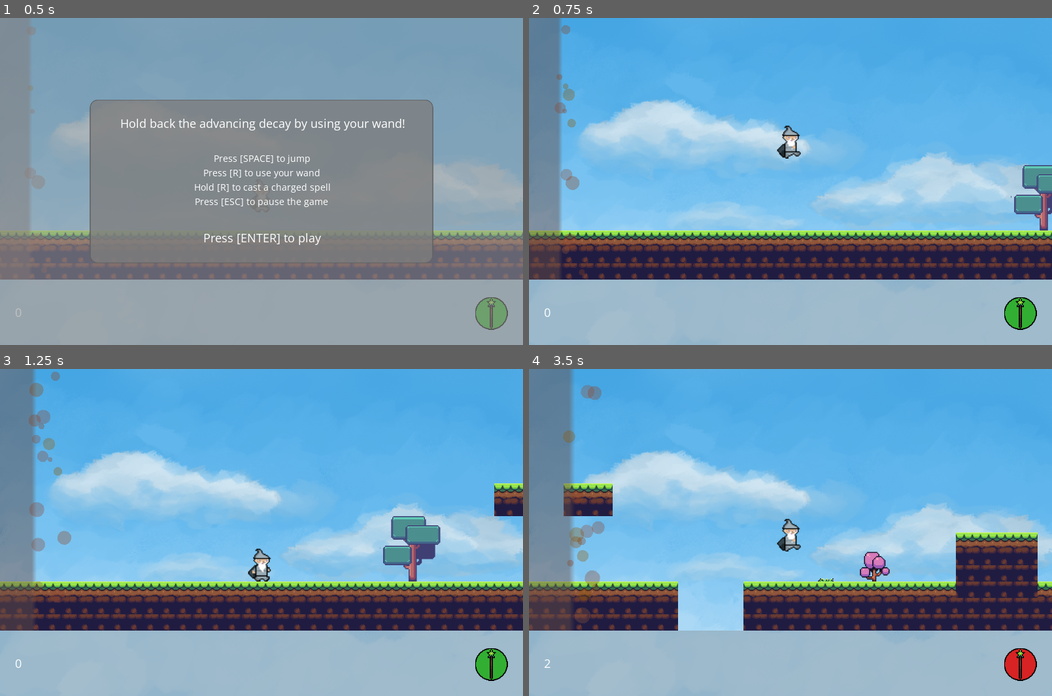
Above: before the commit, frames 1-4 (two rows, left to right).
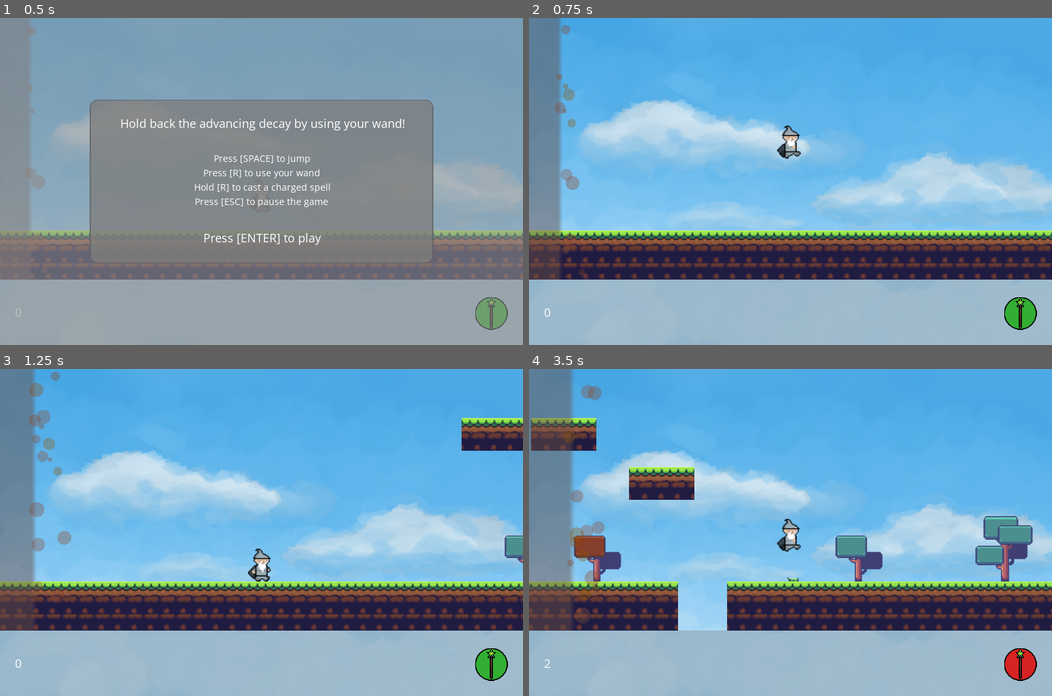
Above: after the commit, the same moments.

Repository: ivocoumans/jamegam42
Game: Godot game, scene res://screens/GameplayScreen.tscn
Same seed, same stepped clock (60 frames per second), same inputs: the game is played once before the commit and once after it.
Inputs:
- Up to frame 1 (0.5 s): no input
- Up to frame 2 (0.75 s): tap Space (jump) at 0.5 s; hold Enter (accept) from 0.53 s (still down)
- Up to frame 3 (1.25 s): keep holding Enter (accept); tap Space (jump) at 0.77 s
- Up to frame 4 (3.5 s): release Enter (accept) at 1.28 s; tap R (shoot) at 1.35, 2.85 s; tap Space (jump) at 1.52, 3.02 s; hold Enter (accept) 2.03-2.78 s

Frame 1 is identical in both runs. In frame 2, 1.0% of the frame differs, in the area x 92-100%, y 45-65%; in frame 3, 3.3%; in frame 4, 9.0%, in the area x 0-98%, y 15-80%.

Commit message:
fix terrain generation bugs

Diff:
--- a/objects/World.gd
+++ b/objects/World.gd
@@ -10,8 +10,9 @@
 const SCREEN_TILES_X = 32
 const SCREEN_TILES_Y = 20
 const TILE_SIZE = 32
-const FEATURE_MARGIN = 3
-const PROP_MARGIN = 3
+const PROP_TO_FEATURE_MARGIN = 1
+const PROP_TO_PROP_MARGIN = 1
+const FEATURE_TO_FEATURE_MARGIN = 3
 const PLATFORM_Y_BEGIN = 3
 const PLATFORM_Y_END = 8
 const GROUND_Y_BEGIN = 13
@@ -42,6 +43,7 @@
 var decay_size_x = 0
 
 
+# resets the World before the game starts
 func reset():
 	direction = Vector2.ZERO
 	pixels_moved = 0
@@ -70,6 +72,7 @@
 	_generate_next_screen()
 
 
+# move the World
 func move(delta):
 	direction = Vector2.ZERO
 	direction.x = -1
@@ -91,127 +94,7 @@
 		_apply_decay()
 
 
-func _apply_decay():
-	var start_cell_x = ceil(abs(position.x) / TILE_SIZE)
-	var end_cell_x = ceil((abs(position.x) + decay_size_x) / TILE_SIZE)
-
-	for prop in props:
-		var x = prop.rect.position.x
-		if x >= start_cell_x and x <= end_cell_x and !prop.is_decayed:
-			prop.is_decayed = true
-			_render_prop_decayed(prop)
-
-
-func _render_prop_decayed(prop):
-	if prop.type == 0:
-		_render_small_tree(prop.rect, true)
-	elif prop.type == 1:
-		_render_bush(prop.rect, prop.subtype, true)
-	elif prop.type == 2:
-		_render_grass(prop.rect, prop.subtype, true)
-	elif prop.type == 3:
-		_render_tree(prop.rect, prop.subtype, true)
-
-
-func _render_tree(rect, subtype, decayed = false):
-	var decay_offset = 0
-	if decayed:
-		decay_offset = 16
-
-	var subtype_base = TILE_SIZE * subtype
-	var start_x = rect.position.x
-	var start_y = rect.position.y
-	for tile_x in TREE_WIDTH:
-		var tile = TREES_TILE_INDEX + subtype_base + tile_x + decay_offset
-		$Props.set_cell(start_x + tile_x, start_y, tile + 12)
-		$Props.set_cell(start_x + tile_x, start_y + 1, tile + 8)
-		$Props.set_cell(start_x + tile_x, start_y + 2, tile + 4)
-		$Props.set_cell(start_x + tile_x, start_y + 3, tile)
-
-
-func _render_grass(rect, subtype, decayed = false):
-	var decay_offset = 0
-	if decayed:
-		decay_offset = 2
-
-	var subtype_base = (GRASS_WIDTH * GRASS_HEIGHT) * 2 * subtype
-	var start_x = rect.position.x
-	var start_y = rect.position.y
-	for tile_x in GRASS_WIDTH:
-		var tile = GRASS_TILE_INDEX + subtype_base + tile_x + decay_offset
-		$Props.set_cell(start_x + tile_x, start_y, tile)
-
-
-func _render_bush(rect, subtype, decayed = false):
-	var decay_offset = 0
-	if decayed:
-		decay_offset = 2
-
-	var subtype_base = (BUSH_WIDTH * BUSH_HEIGHT) * 2 * subtype
-	var start_x = rect.position.x
-	var start_y = rect.position.y
-	for tile_x in rect.size.x:
-		var tile = BUSH_TILE_INDEX + subtype_base + tile_x + decay_offset
-		$Props.set_cell(start_x + tile_x, start_y, tile)
-
-
-func _render_small_tree(rect, decayed = false):
-	var decay_offset = 0
-	if decayed:
-		decay_offset = 4
-
-	var start_x = rect.position.x
-	var start_y = rect.position.y
-	for tile_x in rect.size.x:
-		var tile = SMALL_TREE_TILE_INDEX + tile_x + decay_offset
-		$Props.set_cell(start_x + tile_x, start_y, tile + 2)
-		$Props.set_cell(start_x + tile_x, start_y + 1, tile)
-
-
-func _render_platform(rect):
-	var x = rect.position.x
-	var y = rect.position.y
-	var width = rect.size.x
-	var height = rect.size.y
-
-	for x_offset in width + 1:
-		for y_offset in height:
-			var tile = 0
-			if y_offset > 0:
-				tile = 1
-			$Environment.set_cell(x + x_offset, y + y_offset, tile)
-
-
-func _render_hole(rect):
-	var x = rect.position.x
-	var y = rect.position.y
-	var width = rect.size.x
-	var height = rect.size.y
-
-	for x_offset in width + 1:
-		for y_offset in height:
-			$Environment.set_cell(x + x_offset, y + y_offset, -1)
-
-
-func _render_pillar(rect):
-	var x = rect.position.x
-	var y = rect.position.y
-	var width = rect.size.x
-	var height = rect.size.y
-
-	for x_offset in width + 1:
-		for y_offset in height:
-			var tile = 0
-			if y_offset > 0:
-				tile = 1
-			$Environment.set_cell(x + x_offset, y + y_offset, tile)
-		$Environment.set_cell(x + x_offset, GROUND_Y_BEGIN, 1)
-
-
-func _ready():
-	reset()
-
-
+# resets the World to its initial position, looping around the tilemap
 func _reset(skip_copy = false):
 	var copied_features = []
 	var copied_props = []
@@ -265,6 +148,19 @@
 				_render_tree(rect, subtype, is_decayed)
 
 
+var rejects = 0
+# screen rendering
+func _generate_next_screen():
+	rejects = 0
+	var x_min = rendered / TILE_SIZE
+	var x_max = (rendered + SCREEN_SIZE_X) / TILE_SIZE
+
+	rendered += SCREEN_SIZE_X
+
+	_generate_features(x_min, x_max, 4)
+	_generate_props(x_min, x_max, 7)
+
+
 func _copy_last_screen(arr):
 	var copied = []
 	for item in arr:
@@ -281,34 +177,48 @@
 	return pasted
 
 
-func _generate_next_screen():
-	var x_min = rendered / TILE_SIZE
-	var x_max = (rendered + SCREEN_SIZE_X) / TILE_SIZE
-
-	rendered += SCREEN_SIZE_X
-
-	_generate_features(x_min, x_max, 3)
-	_generate_props(x_min, x_max, 10)
-
-
+# features
 func _generate_features(x_min, x_max, amount):
 	for i in amount:
 		_generate_feature(x_min, x_max)
 
 
 func _generate_feature(x_min, x_max):
-	var feature = null
-
-	var type = randi() % 3
-	if type == 0:
-		feature = _generate_platform(x_min, x_max)
-	elif type == 1:
-		feature = _generate_hole(x_min, x_max)
-	elif type == 2:
-		feature = _generate_pillar(x_min, x_max)
-
-	if feature != null:
-		features.append(feature)
+	var type = randi() % 7
+	if type < 4:
+		_generate_platform(x_min, x_max)
+	elif type == 4:
+		_generate_hole(x_min, x_max)
+	elif type > 4:
+		_generate_pillar(x_min, x_max)
+
+
+func _find_feature_in_vicinity(x, y, width, height, margin):
+	var rect = Rect2(x - margin, y - margin, width + margin, height + margin)
+	for feature in features:
+		var feature_rect = feature.rect
+		feature_rect.position.x -= margin
+		feature_rect.size.x += margin
+		feature_rect.position.y -= margin
+		feature_rect.size.y += margin
+		if rect.intersects(feature_rect):
+			return true
+	return false
+
+
+# feature: platform
+func _render_platform(rect):
+	var x = rect.position.x
+	var y = rect.position.y
+	var width = rect.size.x
+	var height = rect.size.y
+
+	for x_offset in width + 1:
+		for y_offset in height:
+			var tile = 0
+			if y_offset > 0:
+				tile = 1
+			$Environment.set_cell(x + x_offset, y + y_offset, tile)
 
 
 func _generate_platform(x_min, x_max):
@@ -317,180 +227,267 @@
 	var width = floor(rand_range(1, 4))
 	var height = 2
 
-	# prevent features from overlapping or touching
-	if _find_feature_in_vicinity(x, y, width, height):
-		return null
-
-	_render_platform(Rect2(x, y, width, height))
-
-	return Feature.new(x, y, width, height, 0)
+	# prevent features and props from overlapping or touching
+	var is_prop_in_vicinity = _find_prop_in_vicinity(x, y, width, height, PROP_TO_FEATURE_MARGIN)
+	var is_feature_in_vicinity = _find_feature_in_vicinity(x, y, width, height, FEATURE_TO_FEATURE_MARGIN)
+	if is_prop_in_vicinity or is_feature_in_vicinity:
+		return
+
+	var feature = Feature.new(x, y, width, height, 0)
+	features.append(feature)
+	_render_platform(feature.rect)
+
+
+# feature: hole
+func _render_hole(rect):
+	var x = rect.position.x
+	var y = rect.position.y
+	var width = rect.size.x
+	var height = rect.size.y
+
+	for x_offset in width:
+		for y_offset in height:
+			$Environment.set_cell(x + x_offset, y + y_offset, -1)
 
 
 func _generate_hole(x_min, x_max):
+	var x = floor(rand_range(x_min, x_max))
+	var y = GROUND_Y_BEGIN
+	var width = floor(rand_range(3, 7))
+	var height = 3
+
+	# prevent features and props from overlapping or touching
+	var is_prop_in_vicinity = _find_prop_in_vicinity(x, y, width, height, PROP_TO_FEATURE_MARGIN)
+	var is_feature_in_vicinity = _find_feature_in_vicinity(x, y, width, height, FEATURE_TO_FEATURE_MARGIN)
+	if is_prop_in_vicinity or is_feature_in_vicinity:
+		return
+
+	var feature = Feature.new(x, y, width, height, 1)
+	features.append(feature)
+	_render_hole(feature.rect)
+
+
+# feature: pillar
+func _render_pillar(rect):
+	var x = rect.position.x
+	var y = rect.position.y
+	var width = rect.size.x
+	var height = rect.size.y
+
+	for x_offset in width + 1:
+		for y_offset in height:
+			var tile = 0
+			if y_offset > 0:
+				tile = 1
+			$Environment.set_cell(x + x_offset, y + y_offset, tile)
+		$Environment.set_cell(x + x_offset, GROUND_Y_BEGIN, 1)
+
+
+func _generate_pillar(x_min, x_max):
 	var x = floor(rand_range(x_min, x_max))
 	var y = GROUND_Y_BEGIN
 	var width = floor(rand_range(3, 5))
-	var height = 3
-
-	# prevent features from overlapping or touching
-	if _find_feature_in_vicinity(x, y, width, height):
-		return null
-
-	_render_hole(Rect2(x, y, width, height))
-
-	return Feature.new(x, y, width, height, 1)
-
-
-func _generate_pillar(x_min, x_max):
-	var x = floor(rand_range(x_min, x_max))
-	var y = GROUND_Y_BEGIN
-
-	var width = floor(rand_range(3, 5))
 	var height = floor(rand_range(2, 4))
-
 	y -= height
 
-	# prevent features from overlapping or touching
-	if _find_feature_in_vicinity(x, y, width, height):
-		return null
-
-	_render_pillar(Rect2(x, y, width, height))
-
-	return Feature.new(x, y, width, height, 2)
-
-
-func _find_feature_in_vicinity(x, _y, width, _height):
-	var rect = Rect2(x - FEATURE_MARGIN, PLATFORM_Y_BEGIN, width + FEATURE_MARGIN, GROUND_Y_END)
-	for feature in features:
-		if rect.intersects(feature.rect):
-			return true
-	return false
-
-
+	# prevent features and props from overlapping or touching
+	var is_prop_in_vicinity = _find_prop_in_vicinity(x, y, width, height, PROP_TO_FEATURE_MARGIN)
+	var is_feature_in_vicinity = _find_feature_in_vicinity(x, y, width, height, FEATURE_TO_FEATURE_MARGIN)
+	if is_prop_in_vicinity or is_feature_in_vicinity:
+		return
+
+	var feature = Feature.new(x, y, width, height, 2)
+	features.append(feature)
+	_render_pillar(feature.rect)
+
+
+# props
 func _generate_props(x_min, x_max, amount):
 	for i in amount:
 		_generate_prop(x_min, x_max)
 
 
 func _generate_prop(x_min, x_max):
-	var prop = null
-
-	var type = randi() % 10
-	if type == 5:
-		prop = _generate_small_tree(x_min, x_max)
-	elif type == 4:
-		prop = _generate_bush(x_min, x_max)
-	elif type <= 3:
-		prop = _generate_grass(x_min, x_max)
-	elif type >= 6:
-		prop = _generate_tree(x_min, x_max)
-
-	if prop != null:
-		props.append(prop)
+	var type = randi() % 7
+	if type == 6:
+		_generate_small_tree(x_min, x_max)
+	elif type == 5:
+		_generate_bush(x_min, x_max)
+	elif type >= 3 and type < 5:
+		_generate_grass(x_min, x_max)
+	elif type < 3:
+		_generate_tree(x_min, x_max)
+
+
+func _find_prop_in_vicinity(x, y, width, height, margin):
+	var rect = Rect2(x - margin, y - margin, width + margin, height + margin)
+	for prop in props:
+		var prop_rect = prop.rect
+		prop_rect.position.x -= margin
+		prop_rect.size.x += margin
+		prop_rect.position.y -= margin
+		prop_rect.size.y += margin
+		if rect.intersects(prop_rect):
+			return true
+	return false
+
+
+# prop: decay
+func _apply_decay():
+	var start_cell_x = ceil(abs(position.x) / TILE_SIZE)
+	var end_cell_x = ceil((abs(position.x) + decay_size_x) / TILE_SIZE)
+
+	for prop in props:
+		var x = prop.rect.position.x
+		if x >= start_cell_x and x <= end_cell_x and !prop.is_decayed:
+			prop.is_decayed = true
+			_render_prop_decayed(prop)
+
+
+func _render_prop_decayed(prop):
+	if prop.type == 0:
+		_render_small_tree(prop.rect, true)
+	elif prop.type == 1:
+		_render_bush(prop.rect, prop.subtype, true)
+	elif prop.type == 2:
+		_render_grass(prop.rect, prop.subtype, true)
+	elif prop.type == 3:
+		_render_tree(prop.rect, prop.subtype, true)
+
+
+# prop: small tree
+func _render_small_tree(rect, decayed = false):
+	var x = rect.position.x
+	var y = rect.position.y
+	var width = rect.size.x
+
+	var decay_offset = 0
+	if decayed:
+		decay_offset = 4
+
+	for x_offset in width:
+		var tile = SMALL_TREE_TILE_INDEX + x_offset + decay_offset
+		$Props.set_cell(x + x_offset, y, tile + 2)
+		$Props.set_cell(x + x_offset, y + 1, tile)
 
 
 func _generate_small_tree(x_min, x_max):
 	var x = floor(rand_range(x_min, x_max))
-	var y = GROUND_Y_BEGIN
-
-	# check proper ground
-	var is_allowed = true
-	for tile_x in SMALL_TREE_WIDTH:
-		if $Environment.get_cell(x + tile_x, y) != 0:
-			is_allowed = false
-			break
-	if !is_allowed:
-		return null
-
-	# prevent props from overlapping or touching
-	if _find_prop_in_vicinity(x, y, SMALL_TREE_WIDTH, SMALL_TREE_HEIGHT) != null or _find_feature_in_vicinity(x, y, SMALL_TREE_WIDTH, SMALL_TREE_HEIGHT):
-		return null
-
-	var start_x = x
-	var start_y = y - SMALL_TREE_HEIGHT
-	_render_small_tree(Rect2(start_x, start_y, SMALL_TREE_WIDTH, SMALL_TREE_HEIGHT))
-
-	return Prop.new(start_x, start_y, SMALL_TREE_WIDTH, SMALL_TREE_HEIGHT, 0, 0)
+	var y = GROUND_Y_BEGIN - SMALL_TREE_HEIGHT
+	var width = SMALL_TREE_WIDTH
+	var height = SMALL_TREE_HEIGHT
+
+	# prevent features and props from overlapping or touching
+	var is_prop_in_vicinity = _find_prop_in_vicinity(x, y, width, height, PROP_TO_PROP_MARGIN)
+	var is_feature_in_vicinity = _find_feature_in_vicinity(x, y, width, height, PROP_TO_FEATURE_MARGIN)
+	if is_prop_in_vicinity or is_feature_in_vicinity:
+		return
+
+	var prop = Prop.new(x, y, SMALL_TREE_WIDTH, SMALL_TREE_HEIGHT, 0, 0)
+	props.append(prop)
+	_render_small_tree(prop.rect)
+
+
+# prop: bush
+func _render_bush(rect, subtype, decayed = false):
+	var x = rect.position.x
+	var y = rect.position.y
+	var width = rect.size.x
+
+	var decay_offset = 0
+	if decayed:
+		decay_offset = 2
+
+	var subtype_base = (BUSH_WIDTH * BUSH_HEIGHT) * 2 * subtype
+	for x_offset in width:
+		var tile = BUSH_TILE_INDEX + subtype_base + x_offset + decay_offset
+		$Props.set_cell(x + x_offset, y, tile)
 
 
 func _generate_bush(x_min, x_max):
 	var x = floor(rand_range(x_min, x_max))
-	var y = GROUND_Y_BEGIN
-
-	# check proper ground
-	var is_allowed = true
-	for tile_x in BUSH_WIDTH:
-		if $Environment.get_cell(x + tile_x, y) != 0:
-			is_allowed = false
-			break
-	if !is_allowed:
-		return null
-
-	# prevent props from overlapping or touching
-	if _find_prop_in_vicinity(x, y, BUSH_WIDTH, BUSH_HEIGHT) != null or _find_feature_in_vicinity(x, y, BUSH_WIDTH, BUSH_HEIGHT):
-		return null
+	var y = GROUND_Y_BEGIN - BUSH_HEIGHT
+	var width = BUSH_WIDTH
+	var height = BUSH_HEIGHT
+
+	# prevent features and props from overlapping or touching
+	var is_prop_in_vicinity = _find_prop_in_vicinity(x, y, width, height, PROP_TO_PROP_MARGIN)
+	var is_feature_in_vicinity = _find_feature_in_vicinity(x, y, width, height, PROP_TO_FEATURE_MARGIN)
+	if is_prop_in_vicinity or is_feature_in_vicinity:
+		return
 
 	var subtype = randi() % 2
-	var start_x = x
-	var start_y = y - BUSH_HEIGHT
-	_render_bush(Rect2(start_x, start_y, BUSH_WIDTH, BUSH_HEIGHT), subtype)
-
-	return Prop.new(start_x, start_y, BUSH_WIDTH, BUSH_HEIGHT, 1, subtype)
+	var prop = Prop.new(x, y, width, height, 1, subtype)
+	props.append(prop)
+	_render_bush(prop.rect, subtype)
+
+
+# prop: grass
+func _render_grass(rect, subtype, decayed = false):
+	var x = rect.position.x
+	var y = rect.position.y
+	var width = rect.size.x
+
+	var decay_offset = 0
+	if decayed:
+		decay_offset = 2
+
+	var subtype_base = (GRASS_WIDTH * GRASS_HEIGHT) * 2 * subtype
+	for x_offset in width:
+		var tile = GRASS_TILE_INDEX + subtype_base + x_offset + decay_offset
+		$Props.set_cell(x + x_offset, y, tile)
 
 
 func _generate_grass(x_min, x_max):
 	var x = floor(rand_range(x_min, x_max))
-	var y = GROUND_Y_BEGIN
-
-	# check proper ground
-	var is_allowed = true
-	for tile_x in GRASS_WIDTH:
-		if $Environment.get_cell(x + tile_x, y) != 0:
-			is_allowed = false
-			break
-	if !is_allowed:
-		return null
-
-	# prevent props from overlapping or touching
-	if _find_prop_in_vicinity(x, y, GRASS_WIDTH, GRASS_HEIGHT) != null or _find_feature_in_vicinity(x, y, GRASS_WIDTH, GRASS_HEIGHT):
-		return null
+	var y = GROUND_Y_BEGIN - GRASS_HEIGHT
+	var width = GRASS_WIDTH
+	var height = GRASS_HEIGHT
+
+	# prevent features and props from overlapping or touching
+	var is_prop_in_vicinity = _find_prop_in_vicinity(x, y, width, height, PROP_TO_PROP_MARGIN)
+	var is_feature_in_vicinity = _find_feature_in_vicinity(x, y, width, height, PROP_TO_FEATURE_MARGIN)
+	if is_prop_in_vicinity or is_feature_in_vicinity:
+		return
 
 	var subtype = randi() % 3
-	var start_x = x
-	var start_y = y - GRASS_HEIGHT
-	_render_grass(Rect2(start_x, start_y, GRASS_WIDTH, GRASS_HEIGHT), subtype)
-
-	return Prop.new(start_x, start_y, GRASS_WIDTH, GRASS_HEIGHT, 2, subtype)
+	var prop = Prop.new(x, y, width, height, 2, subtype)
+	props.append(prop)
+	_render_grass(prop.rect, subtype)
+
+
+# prop: tree
+func _render_tree(rect, subtype, decayed = false):
+	var x = rect.position.x
+	var y = rect.position.y
+	var width = rect.size.x
+
+	var decay_offset = 0
+	if decayed:
+		decay_offset = 16
+
+	var subtype_base = TILE_SIZE * subtype
+	for x_offset in width:
+		var tile = TREES_TILE_INDEX + subtype_base + x_offset + decay_offset
+		$Props.set_cell(x + x_offset, y, tile + 12)
+		$Props.set_cell(x + x_offset, y + 1, tile + 8)
+		$Props.set_cell(x + x_offset, y + 2, tile + 4)
+		$Props.set_cell(x + x_offset, y + 3, tile)
 
 
 func _generate_tree(x_min, x_max):
 	var x = floor(rand_range(x_min, x_max))
-	var y = GROUND_Y_BEGIN
-
-	# check proper ground
-	var is_allowed = true
-	for tile_x in TREE_WIDTH:
-		if $Environment.get_cell(x + tile_x, y) != 0:
-			is_allowed = false
-			break
-	if !is_allowed:
-		return null
-
-	# prevent props from overlapping or touching
-	if _find_prop_in_vicinity(x, y, TREE_WIDTH, TREE_HEIGHT) != null or _find_feature_in_vicinity(x, y, TREE_WIDTH, TREE_HEIGHT):
-		return null
+	var y = GROUND_Y_BEGIN - TREE_HEIGHT
+	var width = TREE_WIDTH
+	var height = TREE_HEIGHT
+
+	# prevent features and props from overlapping or touching
+	var is_prop_in_vicinity = _find_prop_in_vicinity(x, y, width, height, PROP_TO_PROP_MARGIN)
+	var is_feature_in_vicinity = _find_feature_in_vicinity(x, y, width, height, PROP_TO_FEATURE_MARGIN)
+	if is_prop_in_vicinity or is_feature_in_vicinity:
+		return
 
 	var subtype = randi() % 3
-	var start_x = x
-	var start_y = y - TREE_HEIGHT
-	_render_tree(Rect2(start_x, start_y, TREE_WIDTH, TREE_HEIGHT), subtype)
-
-	return Prop.new(start_x, start_y, TREE_WIDTH, TREE_HEIGHT, 3, subtype)
-
-
-func _find_prop_in_vicinity(x, y, width, height):
-	var rect = Rect2(x - PROP_MARGIN, y - PROP_MARGIN, width + PROP_MARGIN, height + PROP_MARGIN)
-	for prop in props:
-		if rect.intersects(prop.rect):
-			return Vector2(x, y)
-	return null
+	var prop = Prop.new(x, y, width, height, 3, subtype)
+	props.append(prop)
+	_render_tree(prop.rect, subtype)
--- a/screens/GameplayScreen.gd
+++ b/screens/GameplayScreen.gd
@@ -70,8 +70,8 @@
 	is_paused = paused
 	$Decay.pause(paused)
 	$Player.pause(paused)
-	if $Bullet != null:
-		$Bullet.pause(paused)
+	if bullet != null and is_instance_valid(bullet):
+		bullet.pause(paused)
 
 
 func _on_Player_shoot():
